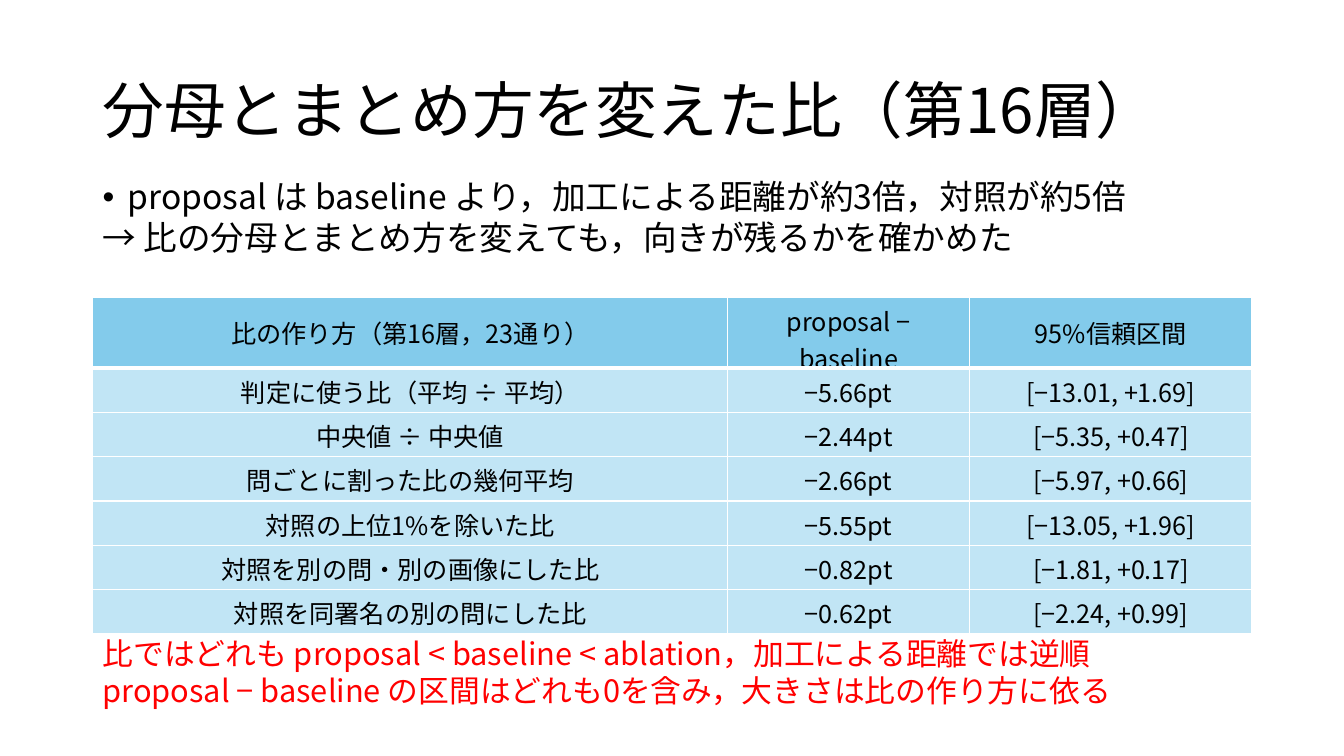
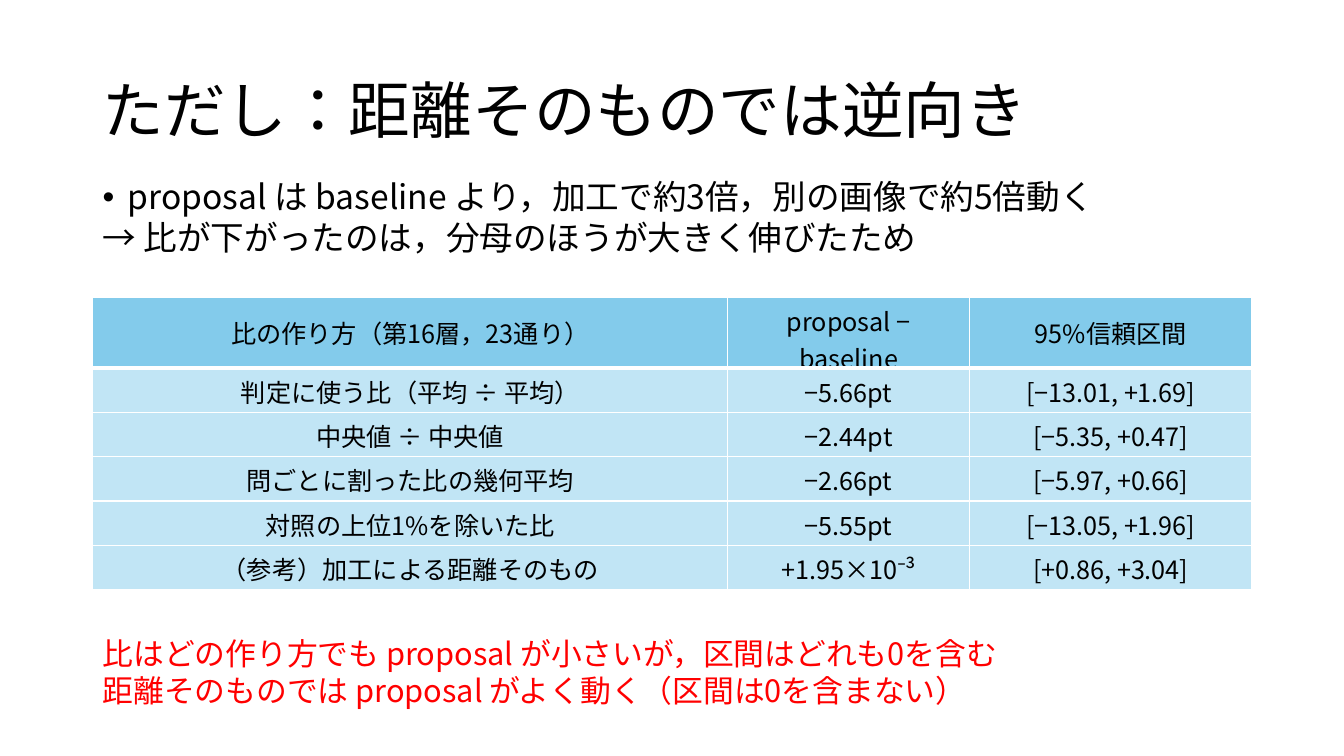
Before and after one commit to tomoking2004/cotar, a slide deck: slide 8 of presentations/20261030_進捗報告.pptx (slide 11 before the commit). Drawn at 1344x756 pixels with LibreOffice and Linux fonts; fonts in the diff are those of the drawing. Boxes give left, top, right and bottom in pixels: in the first picture for what was removed or moved away, otherwise in the second. Text is boxed around its words. In the diff, an @@ line names an element or a change of style, - is before the commit and + after.

```diff
--- a/presentations/20261030_進捗報告.pptx
+++ b/presentations/20261030_進捗報告.pptx
@@ title at <box>102,81,1027,138</box>: text changed @@
-分母とまとめ方を変えた比（第16層）
+ただし：距離そのものでは逆向き
@@ text at <box>128,180,1094,254</box>: text changed @@
-• proposal は baseline より，加工による距離が約3倍，対照が約5倍
-→ 比の分母とまとめ方を変えても，向きが残るかを確かめた
+• proposal は baseline より，加工で約3倍，別の画像で約5倍動く
+→ 比が下がったのは，分母のほうが大きく伸びたため
@@ table at <box>93,297,1252,588</box> @@
-row 6: 対照を別の問・別の画像にした比 | −0.82pt | [−1.81, +0.17]
-row 7: 対照を同署名の別の問にした比 | −0.62pt | [−2.24, +0.99]
+row 6: （参考）加工による距離そのもの | +1.95×10⁻³ | [+0.86, +3.04]
@@ text at <box>103,639,997,709</box>: text changed @@
-比ではどれも proposal < baseline < ablation，加工による距離では逆順
-proposal − baseline の区間はどれも0を含み，大きさは比の作り方に依る
+比はどの作り方でも proposal が小さいが，区間はどれも0を含む
+距離そのものでは proposal がよく動く（区間は0を含まない）
```
Also in this commit, not shown: 4 other slides changed, 3 slides removed.
